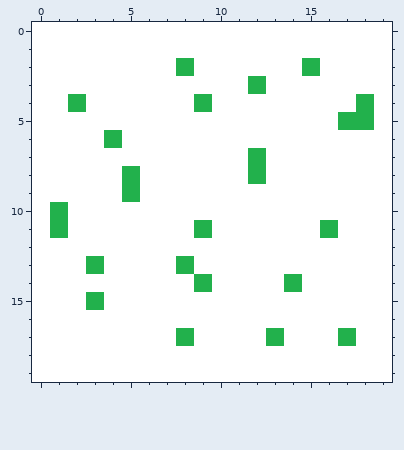
Two states of a pixel-art sprite, UI/Images/ground/W/5.png. The picture above is the old version.
The file is 20x20 pixels.
After:
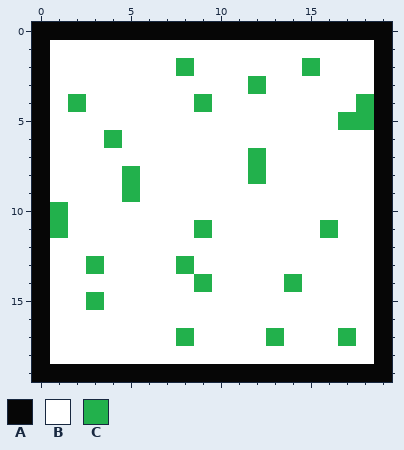
Palette (. is transparent): A #060606  B #ffffff  C #22b14c
The exact change:
y 0: x 0..19 BBBBBBBBBBBBBBBBBBBB -> AAAAAAAAAAAAAAAAAAAA
y 1..18: x 0 B -> A; x 19 B -> A
y 19: x 0..19 BBBBBBBBBBBBBBBBBBBB -> AAAAAAAAAAAAAAAAAAAA
Pixel boxes of the changes (left, top, right, bottom) in both pictures:
changed: (32, 22, 392, 382)
